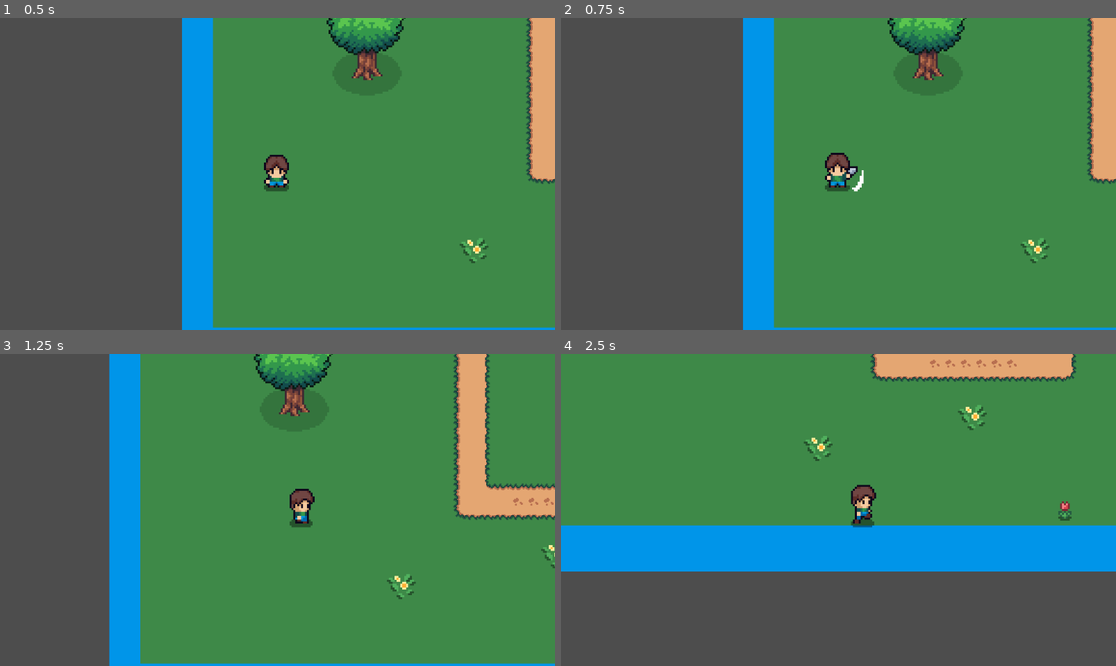
Above: before the commit, frames 1-4 (two rows, left to right).
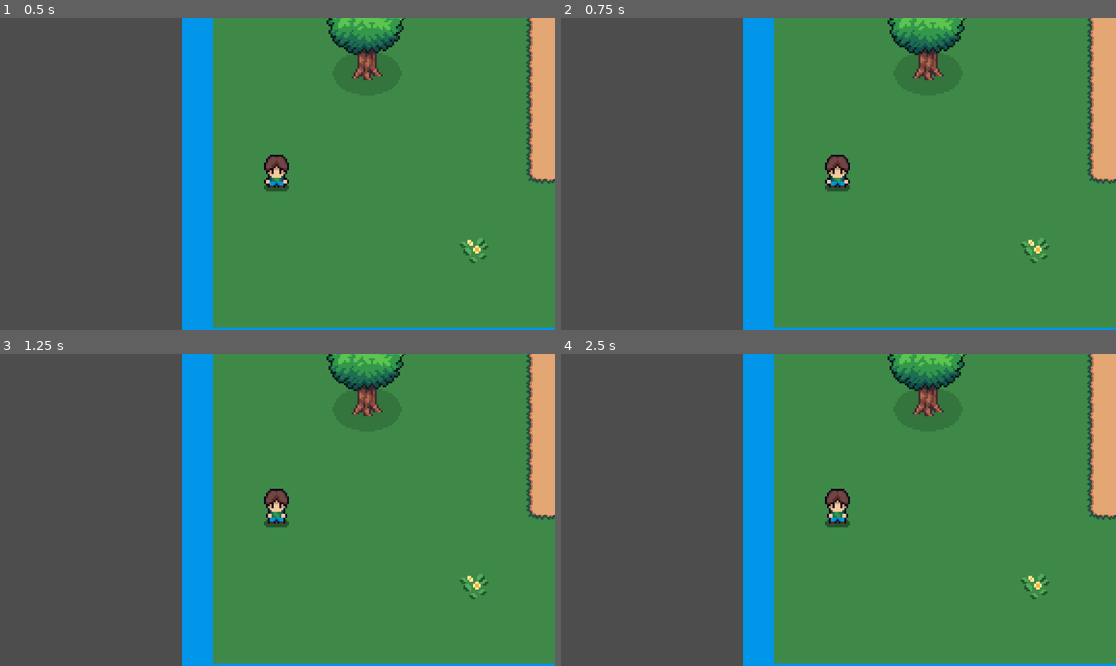
Above: after the commit, the same moments.

Repository: yi2003/godotTopDownActionGame
Game: Godot game, scene res://assets/scenes/main.tscn
Two runs of this game, one before a commit and one after it. Both use one fixed random seed, a clock stepped at 60 frames per second and the inputs below.
Inputs:
- Up to frame 1 (0.5 s): no input
- Up to frame 2 (0.75 s): tap Enter (ui_accept) at 0.5 s; hold Right (ui_right) from 0.53 s (still down)
- Up to frame 3 (1.25 s): keep holding Right (ui_right); tap Enter (ui_accept) at 0.77 s
- Up to frame 4 (2.5 s): release Right (ui_right) at 1.28 s; hold Down (ui_down) 1.28-2.03 s; tap Enter (ui_accept) at 1.52 s; hold Right (ui_right) from 2.03 s (still down)

Frame 1 is identical in both runs. In frame 2, 0.3% of the frame differs, in the area x 47-55%, y 43-56%; in frame 3, 29%; in frame 4, 63%, in the area x 0-100%, y 0-100%.
Error after the commit: Parse Error: Expected node path as string or identifier after "$". (res://assets/scripts/player.gd:81)

Commit message:
Fix camera limits: correct tilemap path to sibling node (../)
Player is child of LevelRoot, tilemap is sibling.
Use ../TileMapLayer_Terrian to access it.

Co-Authored-By: Claude Opus 4.6 <noreply@anthropic.com>

Diff:
--- a/assets/scripts/player.gd
+++ b/assets/scripts/player.gd
@@ -78,14 +78,17 @@
 			body.apply_knockback(knockback)
 
 func _setup_camera_limits():
-	var level = get_tree().current_scene
-	if level == null:
-		print("Player: Current scene not found")
-		return
-
-	var tilemap = level.get_node("TileMapLayer_Terrian") as TileMapLayer
+	var tilemap = $../TileMapLayer_Terrian as TileMapLayer
 	if tilemap == null:
-		print("Player: TileMap not found at level/TileMapLayer_Terrian")
+		print("Player: TileMap not found as sibling (../TileMapLayer_Terrian)")
+		# Try alternative: search in parent
+		var parent_node = get_parent()
+		if parent_node:
+			tilemap = parent_node.get_node("TileMapLayer_Terrian") as TileMapLayer
+			if tilemap:
+				print("Player: Found TileMap in parent")
+			else:
+				print("Player: Parent children: ", parent_node.get_children())
 		return
 
 	var used_rect = tilemap.get_used_rect()
